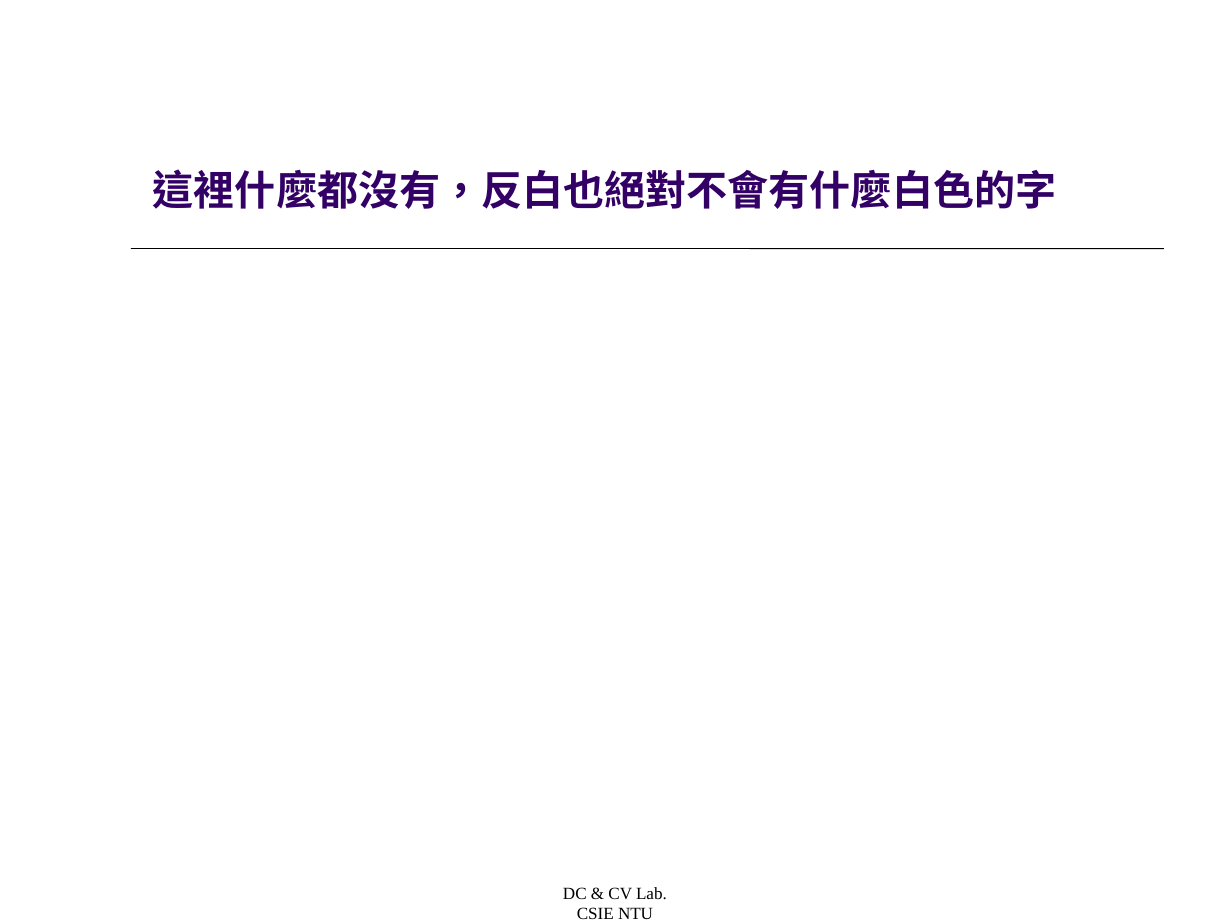
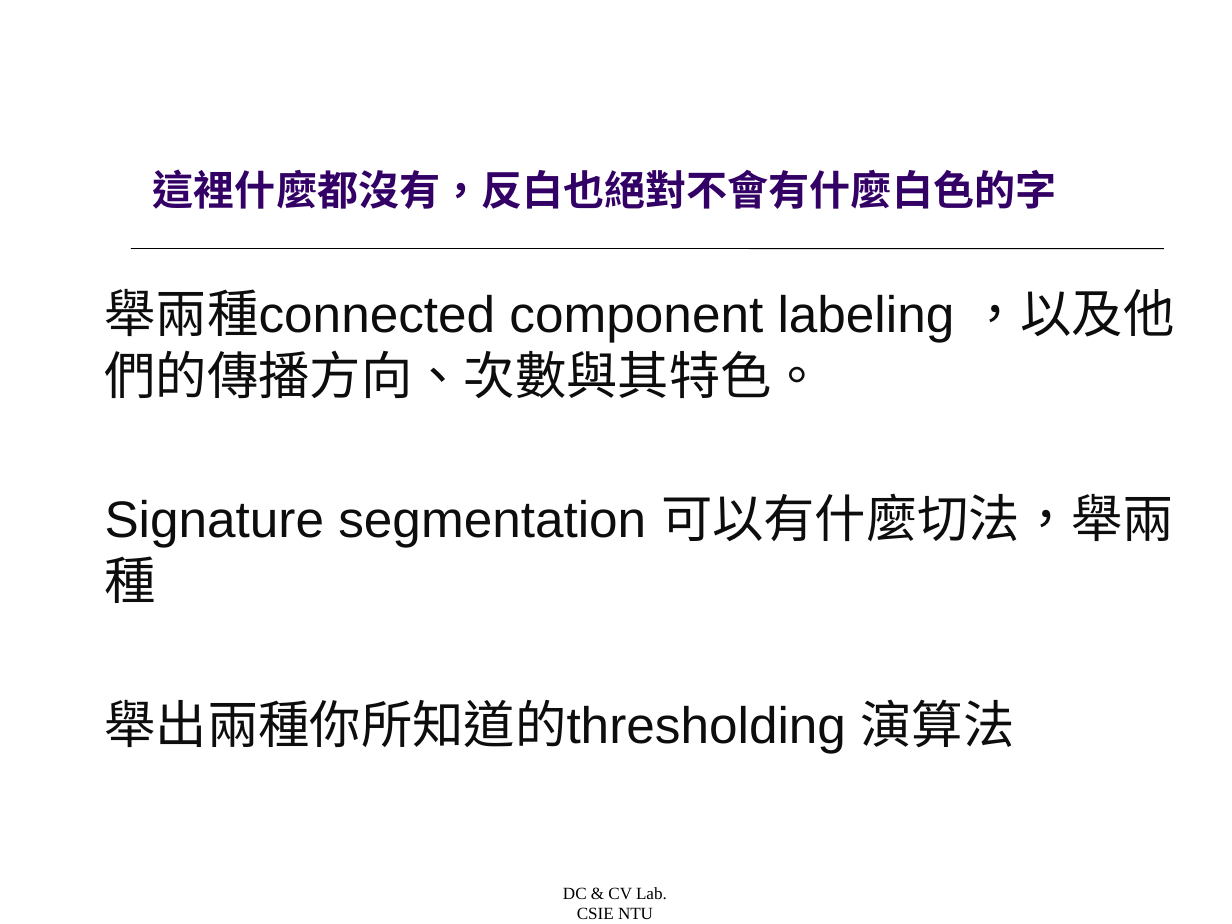
Before and after one commit to Ivan-Hao/NTUComputerVision2020, a slide deck: slide 68 of ppt/CV1_CH2_2020.v2.pptx. Drawn at 1232x924 pixels with LibreOffice and Linux fonts; fonts in the diff are those of the drawing; background and template pictures are left out. Boxes give left, top, right and bottom in pixels: in the first picture for what was removed or moved away, otherwise in the second. Text is boxed around its words. In the diff, an @@ line names an element or a change of style, - is before the commit and + after.

```diff
--- a/ppt/CV1_CH2_2020.v2.pptx
+++ b/ppt/CV1_CH2_2020.v2.pptx
@@ text "舉兩種connected component labeling ，以及他們的傳播方向、次數與其特色。" at box(105, 289, 1174, 754): text colour #FFFFFF to #0D0D0D @@
```
Also in this commit, not shown: 52 other files.
